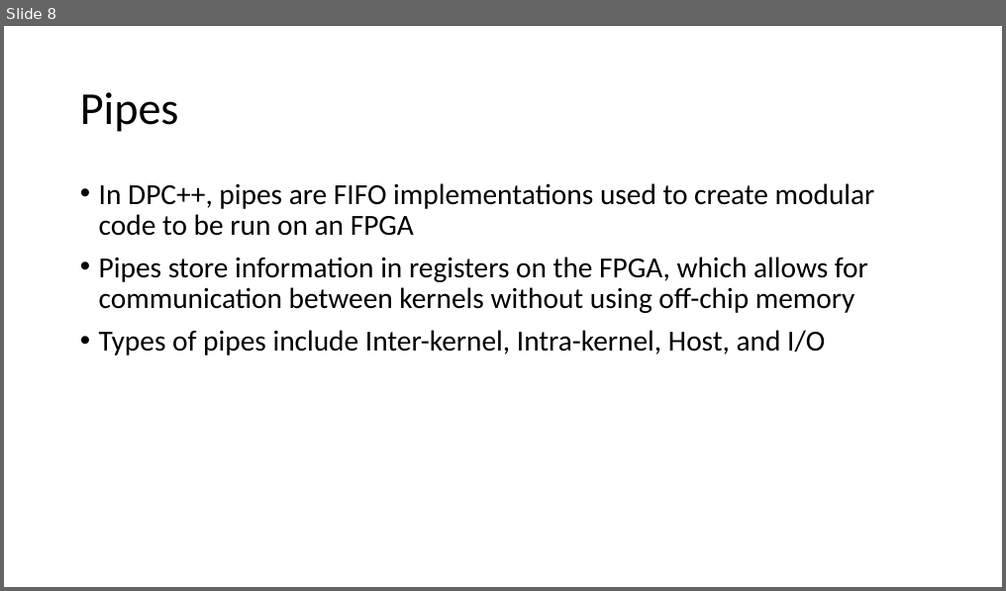
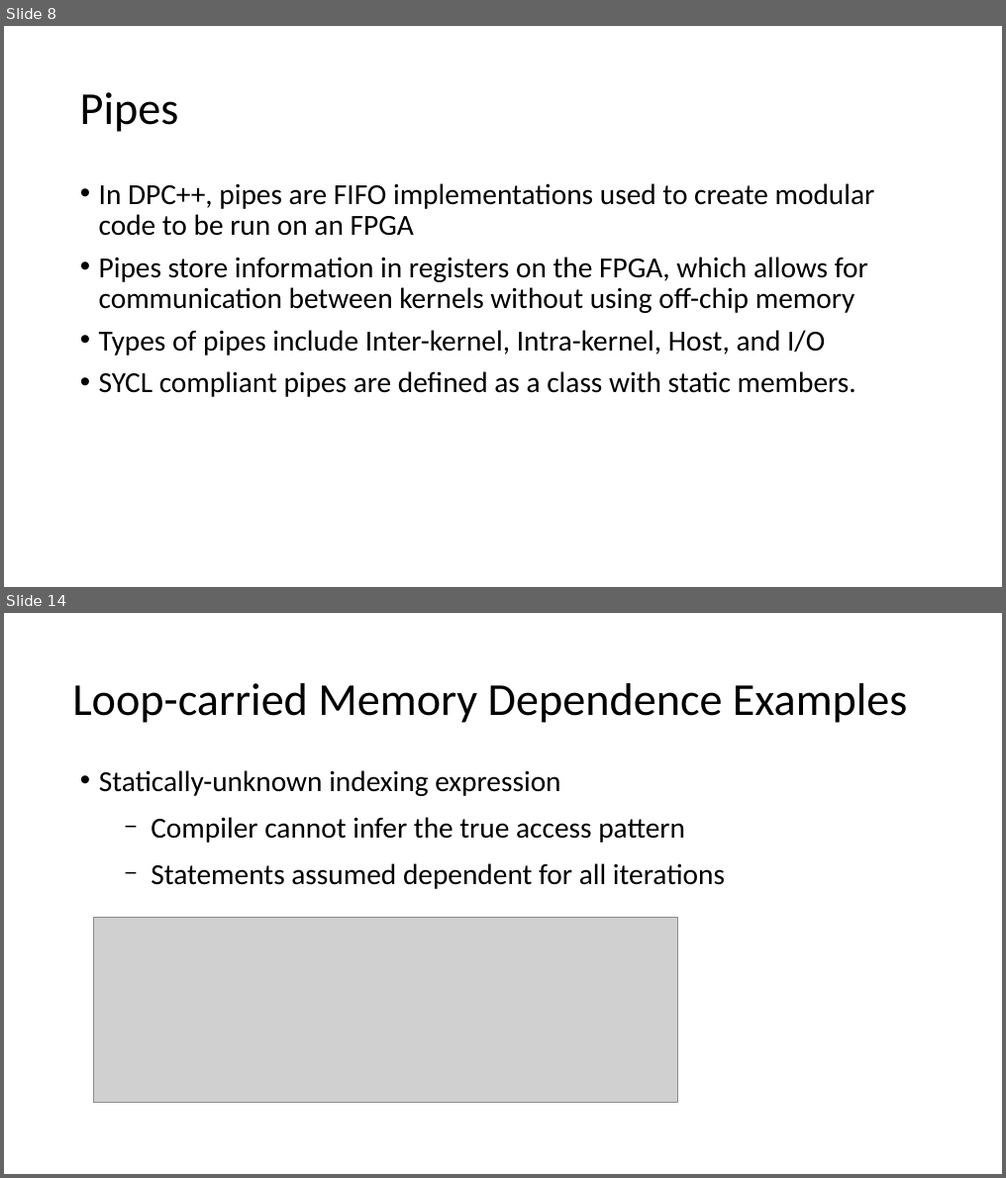
Before and after one commit to BenjaminMFindley/Reconfig-2-SYCL-DPCPP, a slide deck: Slides/SYCL_FPGA.pptx. Shown one above the other, each under a label of ours: slide 8 before the commit, slides 8 and 14 after it; the slides between them are not shown. The pictures are 1006x591 and 1006x1178 pixels, drawn with LibreOffice and Linux fonts; fonts in the diff are those of the drawing; grey boxes stand for pictures. Boxes give left, top, right and bottom in pixels: in the first picture for what was removed or moved away, otherwise in the second. Text is boxed around its words. In the diff, an @@ line names an element or a change of style, - is before the commit and + after.

Commit message:
Added slides on features necessary to understand Intel reference design to SYCL-FPGA deck

```diff
--- a/Slides/SYCL_FPGA.pptx
+++ b/Slides/SYCL_FPGA.pptx
@@ slide 14 added at (x1=4, y1=613, x2=1002, y2=1174), background #FFFFFF @@
@@ text added at (x1=72, y1=683, x2=908, y2=723), 44 pt, text #000000 @@
+Loop-carried Memory Dependence Examples
@@ text added at (x1=99, y1=770, x2=725, y2=889), 28 pt, text #000000 @@
+• Statically-unknown indexing expression
+  − Compiler cannot infer the true access pattern
+  − Statements assumed dependent for all iterations
@@ picture added at (x1=94, y1=917, x2=678, y2=1103) @@
@@ slide 8 changed as well @@
@@ text at (x1=99, y1=372, x2=856, y2=397): paragraph added @@
+• SYCL compliant pipes are defined as a class with static members.
```
Also in this commit, not shown: 1 other slide changed, 8 other slides added.
